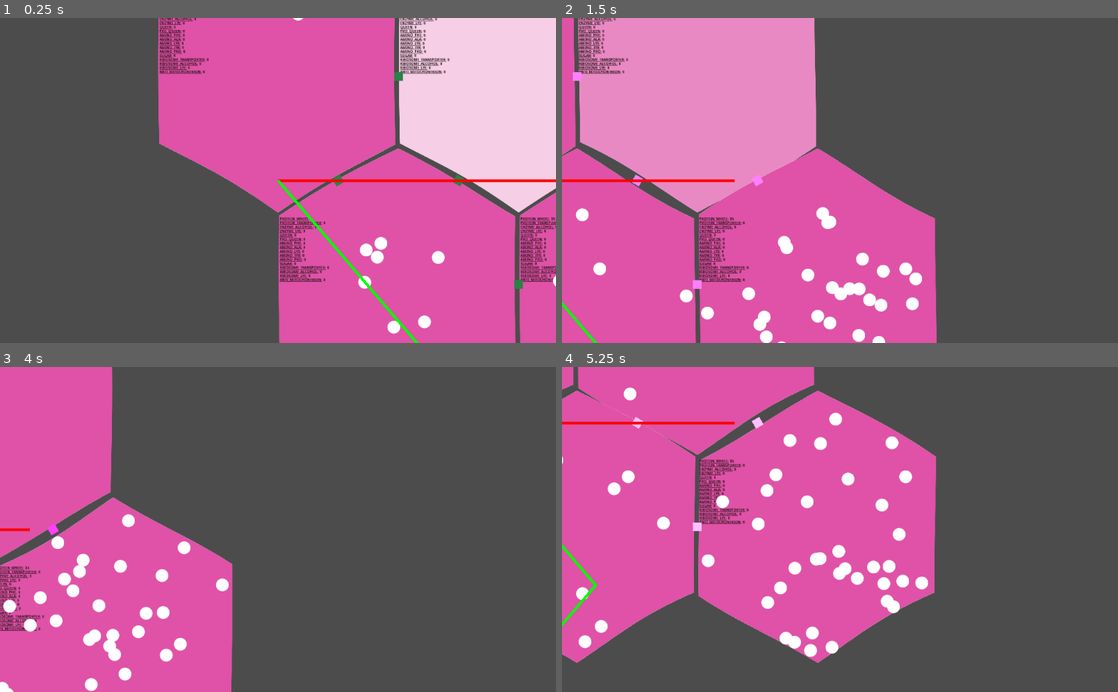
Above: before the commit, frames 1-4 (two rows, left to right).
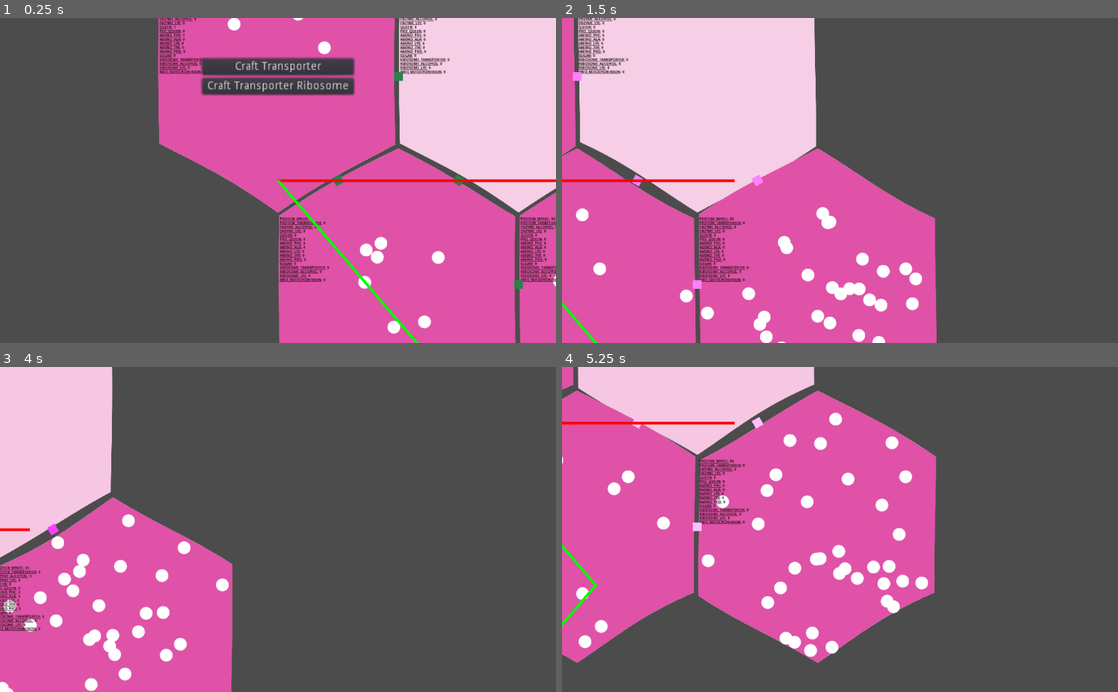
Above: after the commit, the same moments.

Repository: tobyp/hackathon2020
Game: Godot game, scene res://main.tscn
Two runs of this game, one before a commit and one after it. Both use one fixed random seed, a clock stepped at 60 frames per second and the inputs below.
Inputs (mouse positions are in pixels of both pictures, inside the frame that each line leads up to):
- Up to frame 1 (0.25 s): no input
- Up to frame 2 (1.5 s): tap Enter at 0.5 s; move the mouse to (962, 164) at 0.52 s; hold D 0.53-1.25 s; click (962, 164) at 0.67 s; drag from (728, 196) to (812, 245) at 1.27 s
- Up to frame 3 (4 s): move the mouse to (333, 458) at 2.02 s; hold D 2.03-2.75 s; click (333, 458) at 2.17 s; drag from (250, 594) to (111, 480) at 2.77 s; tap Space at 3.5 s; move the mouse to (444, 578) at 3.52 s; hold A from 3.53 s (still down); click (444, 578) at 3.67 s
- Up to frame 4 (5.25 s): release A at 4.25 s; drag from (673, 480) to (756, 448) at 4.27 s; move the mouse to (867, 529) at 5.02 s; hold S from 5.03 s (still down); click (867, 529) at 5.17 s

The runs differ from the first frame. In frame 1, 3.5% of the frame differs, in the area x 31-100%, y 0-82%; in frame 2, 21%, in the area x 2-46%, y 0-60%; in frame 3, 9.8%; in frame 4, 6.8%.

Commit message:
Fix craft buttons

Diff:
--- a/cells/cell.gd
+++ b/cells/cell.gd
@@ -53,7 +53,7 @@
 		var particle = preload("res://cells/particle.tscn").instance()
 		particle.translate(_random_coord_in_cell(particle.collision_radius))
 		particle.velocity = _random_velocity()
-		add_child(particle)
+		$Particles.add_child(particle)
 	particle_counts[type] = new_count
 	emit_signal("particle_count_changed", type, old_count, new_count)
 
@@ -61,9 +61,9 @@
 	var old_count = particle_counts.get(type, 0)
 	count = min(old_count, count)  # don't remove more than we have
 	var new_count = old_count - count;
-	for c in self.get_children():
+	for c in $Particles.get_children():
 		if c is CellParticle:
-			self.remove_child(c)
+			$Particles.remove_child(c)
 			count -= 1
 		if count == 0:
 			break
@@ -133,8 +133,9 @@
 
 func _process_recipes():
 	auto_recipe_cooldown = max(0, auto_recipe_cooldown - 1)
+	var buttonContainer = $RecipeButtons.get_child(0)
 	var recipes = Recipe.matches(particle_counts)
-	for c in $RecipeButtons.get_children():
+	for c in buttonContainer.get_children():
 		var found = false
 		var i = 0
 		var found_i = 0
@@ -145,7 +146,7 @@
 				break
 			i += 1
 		if not found:
-			$RecipeButtons.remove_child(c)
+			buttonContainer.remove_child(c)
 		else:
 			recipes.remove(found_i)
 	for r in recipes:
@@ -159,20 +160,14 @@
 			var button = Button.new()
 			button.text = "Craft " + Globals.particle_type_get_name(r.output)
 			button.connect("pressed", self, "_craft", [r])
-			$RecipeButtons.add_child(button)
+			button.mouse_filter = Control.MOUSE_FILTER_STOP
+			button.name = str(r.output)
+			buttonContainer.add_child(button)
 
 func _craft(r: Recipe):
 	print("Crafting %s" % Globals.particle_type_get_name(r.output))
 	r.subtract_resources(particle_counts)
 	particle_counts[r.output] += 1
-
-func _input(event):
-	if event is InputEventMouseButton:
-		if event.is_pressed():
-			if event.button_index == BUTTON_LEFT:
-				self._set_biomass(self.biomass + 0.2)
-			elif  event.button_index == BUTTON_RIGHT:
-				self._set_biomass(self.biomass - 0.2)
 
 func _display_debug():
 	var dbg = "";
--- a/cells/cell.tscn
+++ b/cells/cell.tscn
@@ -66,22 +66,14 @@
 scale = Vector2( 0.85, 0.85 )
 texture = ExtResource( 4 )
 
-[node name="Polygon2D" type="Polygon2D" parent="."]
-visible = false
-color = Color( 0.333333, 0.164706, 0.164706, 1 )
-polygon = PoolVector2Array( 0, -512, -443, -256, -443, 256, 0, 512, 443, 256, 443, -256 )
-
-[node name="RecipeButtons" type="VBoxContainer" parent="."]
-__meta__ = {
-"_edit_use_anchors_": false
-}
+[node name="Particles" type="Node2D" parent="."]
 
 [node name="DebugLabel" type="RichTextLabel" parent="."]
 margin_left = -437.0
 margin_top = -249.0
 margin_right = 433.0
 margin_bottom = 258.0
-mouse_filter = 1
+mouse_filter = 2
 custom_colors/default_color = Color( 0, 0, 0, 1 )
 custom_colors/font_color_shadow = Color( 0.486275, 0.262745, 0.262745, 1 )
 custom_constants/shadow_offset_x = 1
@@ -91,3 +83,14 @@
 __meta__ = {
 "_edit_use_anchors_": false
 }
+
+[node name="RecipeButtons" type="CenterContainer" parent="."]
+margin_right = 40.0
+margin_bottom = 40.0
+rect_scale = Vector2( 3, 3 )
+use_top_left = true
+__meta__ = {
+"_edit_use_anchors_": false
+}
+
+[node name="VBoxContainer" type="VBoxContainer" parent="RecipeButtons"]
--- a/main.gd
+++ b/main.gd
@@ -5,6 +5,8 @@
 func _ready():
 	var cell0 = $HexGrid.create_cell(0, 0) as Cell
 	cell0.add_particles(Globals.ParticleType.PROTEIN_WHITE, 40)
+	cell0.add_particles(Globals.ParticleType.QUEEN, 1)
+	cell0.add_particles(Globals.ParticleType.AMINO_PHE, 1)
 	cell0.biomass = 1.0
 	var cell1 = $HexGrid.create_cell(1,0)
 	var cell2 = $HexGrid.create_cell(0,1)
